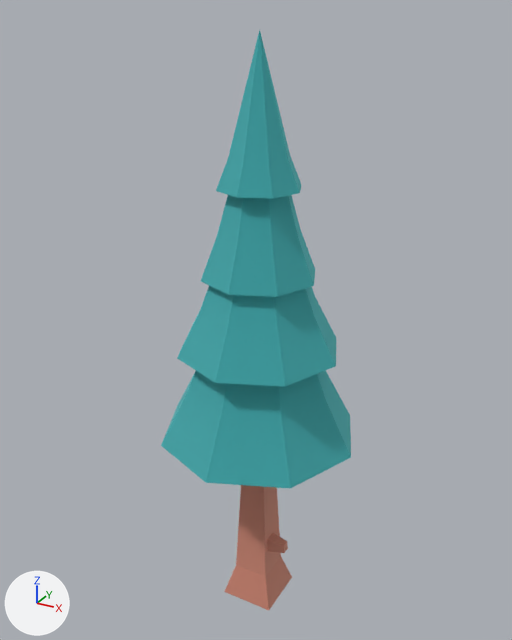
Before and after pictures for a commit that changed the glTF model public/models/kenney-nature/tree_pineDefaultA.glb.
Rendered twice from a camera (50 mm lens) standing at (0.783, -1.44, 1.536) and looking at (-0.024, 0.027, 0.803). Every picture has the same lights, and +X, +Y and +Z are marked at lower left. The first picture is the older version. Where no turn or scale is listed for an object, it has been applied to the vertices.

Objects in the first picture: 'tree_pineDefaultA'.
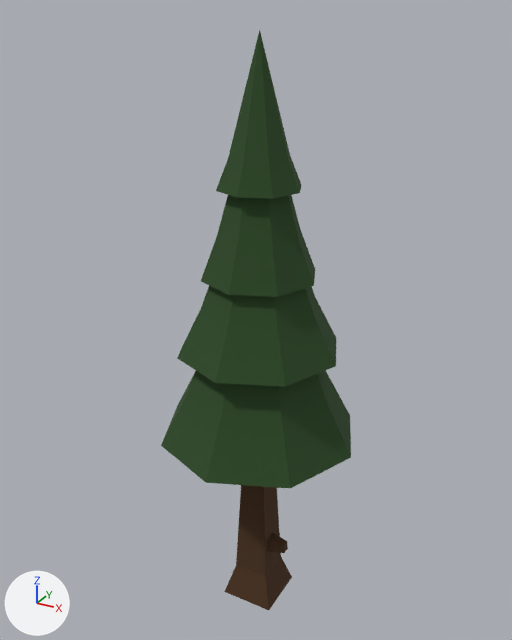
What changed in the scene script:
```text
Change mat_leafsdark:
    mat_leafsdark.metallic: 1.0 -> 0.0
    mat_leafsdark.base_color: (0.169, 0.651, 0.667) -> (0.0252, 0.0685, 0.0176)  # cyan #72d3d5 -> dark green #2c4a24
Change mat_woodbarkdark:
    mat_woodbarkdark.metallic: 1.0 -> 0.0
    mat_woodbarkdark.base_color: (0.8, 0.463, 0.369) -> (0.0685, 0.0296, 0.00913)  # beige #e7b5a4 -> brown #4a3018
```

Boxes (x1, y1, x2, y2) around the edits, measured in the pictures (512 x 640 px):
'tree_pineDefaultA', recoloured, surface changed (cyan to dark green): (161, 30, 351, 610) in both
